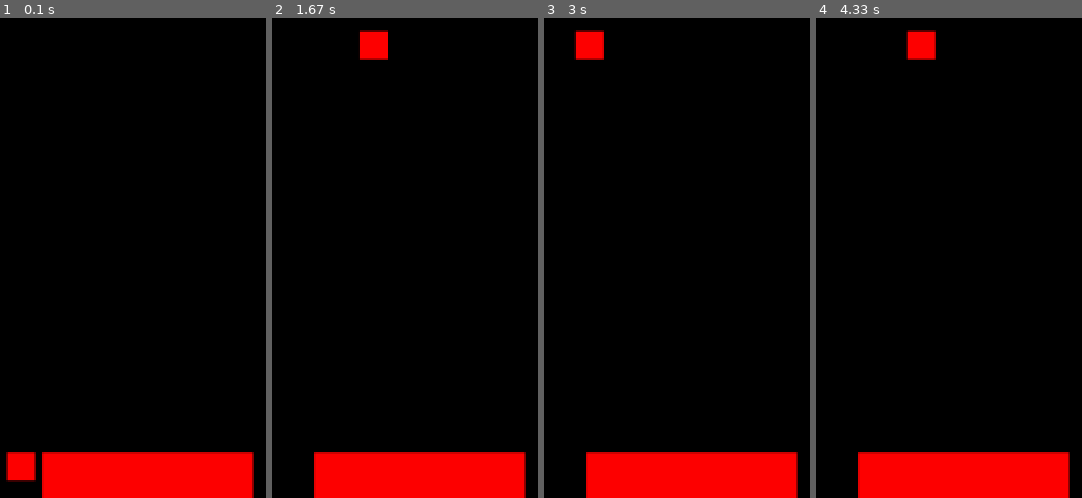
Above: before the commit, frames 1-4 (left to right).
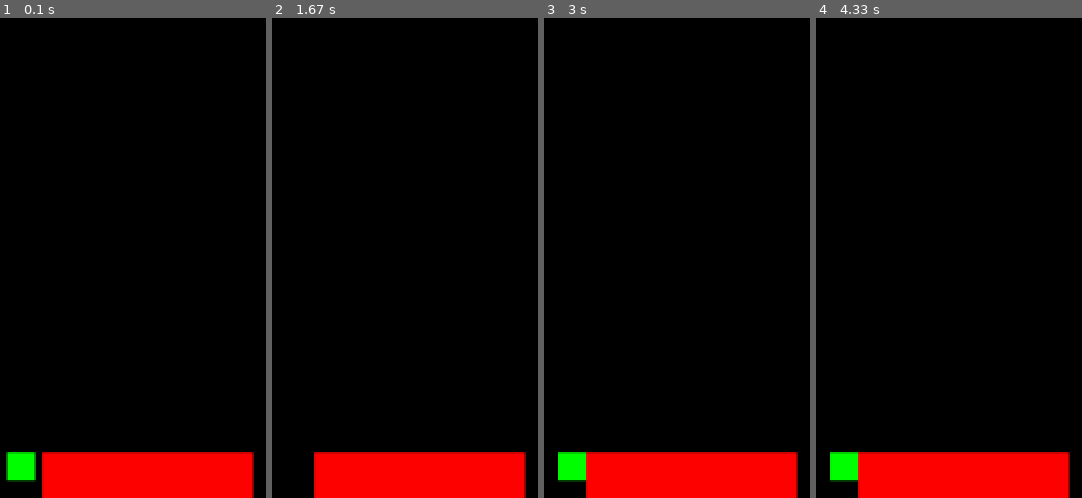
Above: after the commit, the same moments.

Repository: Parryhip/Final-Project-Pygame
Game: pygame game, started from platformer.py
Same seed, same stepped clock (60 frames per second), same inputs: the game is played once before the commit and once after it.
Inputs:
- Up to frame 1 (0.1 s): no input
- Up to frame 2 (1.67 s): hold Space 0.33-0.8 s; hold Right 0.33-0.8 s
- Up to frame 3 (3 s): hold Left 1.83-2.37 s; hold Right from 2.83 s (still down)
- Up to frame 4 (4.33 s): release Right at 3.47 s; hold Left 3.5-3.97 s; hold Right from 4 s (still down)

The runs differ from the first frame. In frame 1, 0.7% of the frame differs, in the area x 2-14%, y 90-97%; in frame 2, 0.7%; in frame 3, 1.4%; in frame 4, 1.4%, in the area x 5-46%, y 2-97%.

Commit message:
platformer upgrade jumping

Diff:
--- a/platformer.py
+++ b/platformer.py
@@ -86,10 +86,10 @@
     if keys[pygame.K_RIGHT] and x < 2560 - vel - width:
         x += vel
     if x == place_x - 35 and y == place_y:
-        print("No")
+        print(place_y - random_hight)
         x -= vel
     if x == place_x + 290 and y == place_y:
-        print("No")
+        print(place_y)
         x += vel
 
 
@@ -112,10 +112,13 @@
         if jumpCount >= -10:
             y -= (jumpCount * abs(jumpCount)) * 0.5
             jumpCount -= 1
-        if y == place_y + random_hight and x >= place_x - 35 <= place_x + 290:
-            y -= (jumpCount * abs(place_y)) * 0.5
-            time.sleep(1)
-            y -= (jumpCount * abs(jumpCount)) * 0.5
+            if y == place_y - 50:
+                    y = place_y - 90
+                    y = 1270
+
+
+
+
 
 
         else:
@@ -123,7 +126,7 @@
             isJump = False
 
     win.fill((0,0,0))
-    pygame.draw.rect(win, (255,0,0), (x, y, width, height))
+    pygame.draw.rect(win, (0,255,0), (x, y, width, height))
     for i in range(1,times):
             pygame.draw.rect(win, (255,0,0), (place_x, place_y, 300, 150))
 
